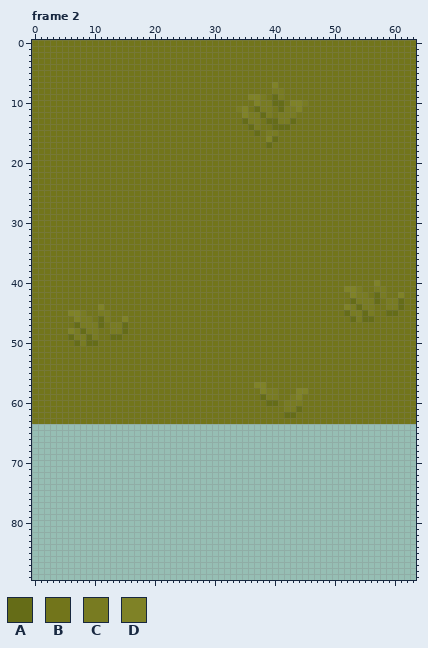
Pixel-art file: Arts/aseprite/environmental.aseprite. This is how it looked before the edit.
64x90 pixels, 4 frames. Shown: frame 2. The commit also changed other frames, which this record leaves out.
Visible layers, top first: "TeslaTower", "bg".
Palette (. is transparent): A #656c17  B #72751b  C #787b21  D #7f8226
Pixels before, frame 2 (only the part around the change), first column x 7:
 5 BBBBBBBBBBBBBBBBBBBBBBBBBBBBBBBBBBBBBBBBBBBBBBBBBBBBBBBBB
 6 BBBBBBBBBBBBBBBBBBBBBBBBBBBBBBBBBBBBBBBBBBBBBBBBBBBBBBBBB
 7 BBBBBBBBBBBBBBBBBBBBBBBBBBBBBBBBBDBBBBBBBBBBBBBBBBBBBBBBB
 8 BBBBBBBBBBBBBBBBBBBBBBBBBBBBBBBBBCCBBBBBBBBBBBBBBBBBBBBBB
 9 BBBBBBBBBBBBBBBBBBBBBBBBBBBBBDDCBACBBBBBBBBBBBBBBBBBBBBBB
10 BBBBBBBBBBBBBBBBBBBBBBBBBBBBBBDCCAABDDCBBBBBBBBBBBBBBBBBB
11 BBBBBBBBBBBBBBBBBBBBBBBBBBBCDBACCBACCDBBBBBBBBBBBBBBBBBBB
12 BBBBBBBBBBBBBBBBBBBBBBBBBBBBDCCACBCCCBBBBBBBBBBBBBBBBBBBB
13 BBBBBBBBBBBBBBBBBBBBBBBBBBBBACCBAACCABBBBBBBBBBBBBBBBBBBB
14 BBBBBBBBBBBBBBBBBBBBBBBBBBBBBACBBAAABBBBBBBBBBBBBBBBBBBBB
15 BBBBBBBBBBBBBBBBBBBBBBBBBBBBBBABCCBBBBBBBBBBBBBBBBBBBBBBB
16 BBBBBBBBBBBBBBBBBBBBBBBBBBBBBBBBDABBBBBBBBBBBBBBBBBBBBBBB
17 BBBBBBBBBBBBBBBBBBBBBBBBBBBBBBBBABBBBBBBBBBBBBBBBBBBBBBBB
18 BBBBBBBBBBBBBBBBBBBBBBBBBBBBBBBBBBBBBBBBBBBBBBBBBBBBBBBBB
19 BBBBBBBBBBBBBBBBBBBBBBBBBBBBBBBBBBBBBBBBBBBBBBBBBBBBBBBBB
20 BBBBBBBBBBBBBBBBBBBBBBBBBBBBBBBBBBBBBBBBBBBBBBBBBBBBBBBBB
21 BBBBBBBBBBBBBBBBBBBBBBBBBBBBBBBBBBBBBBBBBBBBBBBBBBBBBBBBB
22 BBBBBBBBBBBBBBBBBBBBBBBBBBBBBBBBBBBBBBBBBBBBBBBBBBBBBBBBB
23 BBBBBBBBBBBBBBBBBBBBBBBBBBBBBBBBBBBBBBBBBBBBBBBBBBBBBBBBB
24 BBBBBBBBBBBBBBBBBBBBBBBBBBBBBBBBBBBBBBBBBBBBBBBBBBBBBBBBB
25 BBBBBBBBBBBBBBBBBBBBBBBBBBBBBBBBBBBBBBBBBBBBBBBBBBBBBBBBB
26 BBBBBBBBBBBBBBBBBBBBBBBBBBBBBBBBBBBBBBBBBBBBBBBBBBBBBBBBB
27 BBBBBBBBBBBBBBBBBBBBBBBBBBBBBBBBBBBBBBBBBBBBBBBBBBBBBBBBB
28 BBBBBBBBBBBBBBBBBBBBBBBBBBBBBBBBBBBBBBBBBBBBBBBBBBBBBBBBB
29 BBBBBBBBBBBBBBBBBBBBBBBBBBBBBBBBBBBBBBBBBBBBBBBBBBBBBBBBB
30 BBBBBBBBBBBBBBBBBBBBBBBBBBBBBBBBBBBBBBBBBBBBBBBBBBBBBBBBB
31 BBBBBBBBBBBBBBBBBBBBBBBBBBBBBBBBBBBBBBBBBBBBBBBBBBBBBBBBB
32 BBBBBBBBBBBBBBBBBBBBBBBBBBBBBBBBBBBBBBBBBBBBBBBBBBBBBBBBB
33 BBBBBBBBBBBBBBBBBBBBBBBBBBBBBBBBBBBBBBBBBBBBBBBBBBBBBBBBB
34 BBBBBBBBBBBBBBBBBBBBBBBBBBBBBBBBBBBBBBBBBBBBBBBBBBBBBBBBB
35 BBBBBBBBBBBBBBBBBBBBBBBBBBBBBBBBBBBBBBBBBBBBBBBBBBBBBBBBB
36 BBBBBBBBBBBBBBBBBBBBBBBBBBBBBBBBBBBBBBBBBBBBBBBBBBBBBBBBB
37 BBBBBBBBBBBBBBBBBBBBBBBBBBBBBBBBBBBBBBBBBBBBBBBBBBBBBBBBB
38 BBBBBBBBBBBBBBBBBBBBBBBBBBBBBBBBBBBBBBBBBBBBBBBBBBBBBBBBB
39 BBBBBBBBBBBBBBBBBBBBBBBBBBBBBBBBBBBBBBBBBBBBBBBBBBBBBBBBB
40 BBBBBBBBBBBBBBBBBBBBBBBBBBBBBBBBBBBBBBBBBBBBBBBBBBDBBBBBB
41 BBBBBBBBBBBBBBBBBBBBBBBBBBBBBBBBBBBBBBBBBBBBBDDCBBCCBBBBB
42 BBBBBBBBBBBBBBBBBBBBBBBBBBBBBBBBBBBBBBBBBBBBBBDCCBACBBDBB
43 BBBBBBBBBBBBBBBBBBBBBBBBBBBBBBBBBBBBBBBBBBBBBBACCCABCCABB
44 BBBBDBBBBBBBBBBBBBBBBBBBBBBBBBBBBBBBBBBBBBBBBDCACCBBCCABB
45 DCBBCCBBBBBBBBBBBBBBBBBBBBBBBBBBBBBBBBBBBBBBBACCACBBAABBB
46 DCCBACBBDBBBBBBBBBBBBBBBBBBBBBBBBBBBBBBBBBBBBBACAABBBBBBB
47 ACCCABCCABBBBBBBBBBBBBBBBBBBBBBBBBBBBBBBBBBBBBBBBBBBBBBBB
48 CACCBBCCABBBBBBBBBBBBBBBBBBBBBBBBBBBBBBBBBBBBBBBBBBBBBBBB
49 CCACBBAABBBBBBBBBBBBBBBBBBBBBBBBBBBBBBBBBBBBBBBBBBBBBBBBB
50 ACAABBBBBBBBBBBBBBBBBBBBBBBBBBBBBBBBBBBBBBBBBBBBBBBBBBBBB
51 BBBBBBBBBBBBBBBBBBBBBBBBBBBBBBBBBBBBBBBBBBBBBBBBBBBBBBBBB
52 BBBBBBBBBBBBBBBBBBBBBBBBBBBBBBBBBBBBBBBBBBBBBBBBBBBBBBBBB
53 BBBBBBBBBBBBBBBBBBBBBBBBBBBBBBBBBBBBBBBBBBBBBBBBBBBBBBBBB
54 BBBBBBBBBBBBBBBBBBBBBBBBBBBBBBBBBBBBBBBBBBBBBBBBBBBBBBBBB
55 BBBBBBBBBBBBBBBBBBBBBBBBBBBBBBBBBBBBBBBBBBBBBBBBBBBBBBBBB
56 BBBBBBBBBBBBBBBBBBBBBBBBBBBBBBBBBBBBBBBBBBBBBBBBBBBBBBBBB
57 BBBBBBBBBBBBBBBBBBBBBBBBBBBBBBDDBBBBBBBBBBBBBBBBBBBBBBBBB
58 BBBBBBBBBBBBBBBBBBBBBBBBBBBBBBBDCCBBBDDBBBBBBBBBBBBBBBBBB
59 BBBBBBBBBBBBBBBBBBBBBBBBBBBBBBBACCBBCDBBBBBBBBBBBBBBBBBBB
60 BBBBBBBBBBBBBBBBBBBBBBBBBBBBBBBBAABCCCBBBBBBBBBBBBBBBBBBB
61 BBBBBBBBBBBBBBBBBBBBBBBBBBBBBBBBBBBCCABBBBBBBBBBBBBBBBBBB
62 BBBBBBBBBBBBBBBBBBBBBBBBBBBBBBBBBBBAABBBBBBBBBBBBBBBBBBBB
63 BBBBBBBBBBBBBBBBBBBBBBBBBBBBBBBBBBBBBBBBBBBBBBBBBBBBBBBBB
64 .........................................................
65 .........................................................
66 .........................................................
67 .........................................................
68 .........................................................
69 .........................................................
70 .........................................................
71 .........................................................
72 .........................................................
73 .........................................................
Once edited:
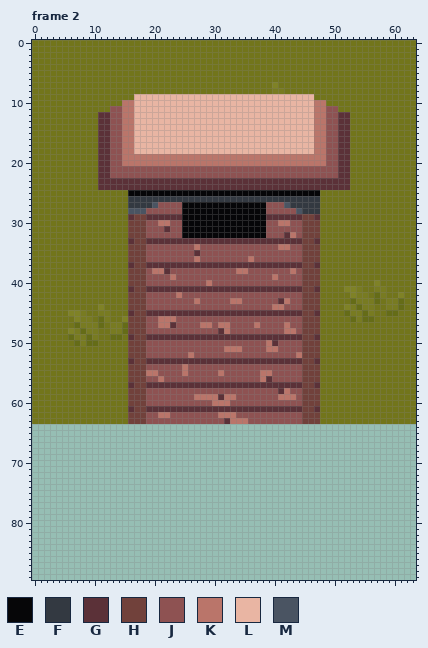
Colours new in this view: E #060608  F #333941  G #5b3138  H #71413b  J #8e5252  K #ba756a  L #e9b5a3  M #4a5462
Edits made:
layer "Layer 1" now shown
Changed rows in their new state; - is an unchanged pixel.
Frame 2, layer "Layer 1":
first column x 11:
 9 ------LLLLLLLLLLLLLLLLLLLLLLLLLLLLLL------
10 ----KKLLLLLLLLLLLLLLLLLLLLLLLLLLLLLLKK----
11 --JJKKLLLLLLLLLLLLLLLLLLLLLLLLLLLLLLKKJJ--
12 GGJJKKLLLLLLLLLLLLLLLLLLLLLLLLLLLLLLKKJJGG
13 GGJJKKLLLLLLLLLLLLLLLLLLLLLLLLLLLLLLKKJJGG
14 GGJJKKLLLLLLLLLLLLLLLLLLLLLLLLLLLLLLKKJJGG
15 GGJJKKLLLLLLLLLLLLLLLLLLLLLLLLLLLLLLKKJJGG
16 GGJJKKLLLLLLLLLLLLLLLLLLLLLLLLLLLLLLKKJJGG
17 GGJJKKLLLLLLLLLLLLLLLLLLLLLLLLLLLLLLKKJJGG
18 GGJJKKLLLLLLLLLLLLLLLLLLLLLLLLLLLLLLKKJJGG
19 GGJJKKKKKKKKKKKKKKKKKKKKKKKKKKKKKKKKKKJJGG
20 GGJJKKKKKKKKKKKKKKKKKKKKKKKKKKKKKKKKKKJJGG
21 GGJJJJJJJJJJJJJJJJJJJJJJJJJJJJJJJJJJJJJJGG
22 GGJJJJJJJJJJJJJJJJJJJJJJJJJJJJJJJJJJJJJJGG
23 GGGGGGGGGGGGGGGGGGGGGGGGGGGGGGGGGGGGGGGGGG
24 GGGGGGGGGGGGGGGGGGGGGGGGGGGGGGGGGGGGGGGGGG
25 -----EEEEEEEEEEEEEEEEEEEEEEEEEEEEEEEE-----
26 -----FFFFFFFFFFFFFFFFFFFFFFFFFFFFFFFF-----
27 -----FFFFMJJJJEEEEEEEEEEEEEEJJJMFFFFF-----
28 -----MMMJJJJJJEEEEEEEEEEEEEEJJJJJMFFF-----
29 -----GHHGGGGGGEEEEEEEEEEEEEEGGGGGGHHG-----
30 -----HHHJJKKJJEEEEEEEEEEEEEEJJKKJJHHH-----
31 -----HHHJJJGJJEEEEEEEEEEEEEEJJJJJJHHH-----
32 -----HHHJJJJJJEEEEEEEEEEEEEEJJJGKJHHH-----
33 -----GHHGGGGGGGGGGGGGGGGGGGGGGGGGGHHG-----
34 -----HHHJJJJJJJJKJJJJJJJJJJJJJKKJJHHH-----
35 -----HHHJJJJJJJJGJJJJJJJJJJJJJJJJJHHH-----
36 -----HHHJJJJJJJJKJJJJJJJJKJJJJJJJJHHH-----
37 -----GHHGGGGGGGGGGGGGGGGGGGGGGGGGGHHG-----
38 -----HHHJKKGJJJJJJJJJJJKKJJJJJJJKJHHH-----
39 -----HHHJJJJKJJJJJJJJJJJJJJJJKJJJJHHH-----
40 -----HHHJJJJJJJJJJKJJJJJJJJJJJJJJJHHH-----
41 -----GHHGGGGGGGGGGGGGGGGGGGGGGGGGGHHG-----
42 -----HHHJJJJJKJJJJJJJJJJJJJJJJJJJJHHH-----
43 -----HHHJJJJJJJJKJJJJJKKJJJJJJGKJJHHH-----
44 -----HHHJJJJJJJJJJJJJJJJJJJJJKKJJJHHH-----
45 -----GHHGGGGGGGGGGGGGGGGGGGGGGGGGGHHG-----
46 -----HHHJJKKKJJJJJJJJJJJJJJJJJJJJJHHH-----
47 -----HHHJJKKGJJJJKKJKKJJJJKJJJJKJJHHH-----
48 -----HHHJJJJJJJJJJJJGKJJJJJJJJJKKJHHH-----
49 -----GHHGGGGGGGGGGGGGGGGGGGGGGGGGGHHG-----
50 -----HHHJJJJJJJJJJJJJJJJJJJJKGJJJJHHH-----
51 -----HHHJJJJJJJJJJJJJKKKJJJJKKJJJJHHH-----
52 -----HHHJJJJJJJKJJJJJJJJJJJJJJJJJKHHH-----
53 -----GHHGGGGGGGGGGGGGGGGGGGGGGGGGGHHG-----
54 -----HHHJJJJJJKJJJJJJJJJJJJJJJJJJJHHH-----
55 -----HHHKKJJJJKJJJJJKJJJJJJKKJJJJJHHH-----
56 -----HHHJJKJJJJJJJJJJJJJJJJKGJJJJJHHH-----
57 -----GHHGGGGGGGGGGGGGGGGGGGGGGGGGGHHG-----
58 -----HHHJJJJJJJJJJJJJJJJJJJJJJGKJJHHH-----
59 -----HHHJJJJJJJJKKKKGKKJJJJJJJKKKJHHH-----
60 -----HHHJJJJJJJJJJJKKKJJJJJJJJJJJJHHH-----
61 -----GHHGGGGGGGGGGGGGGGGGGGGGGGGGGHHG-----
62 -----HHHJJKKJJJJJJJJKKKJJJJJJJJJJJHHH-----
63 -----HHHJJJJJJJJJJJJJGKKKJJJJJJJJJHHH-----
Changed places in both pictures, as pixel boxes (x1, y1, x2, y2):
changed: (98, 94, 350, 424)
